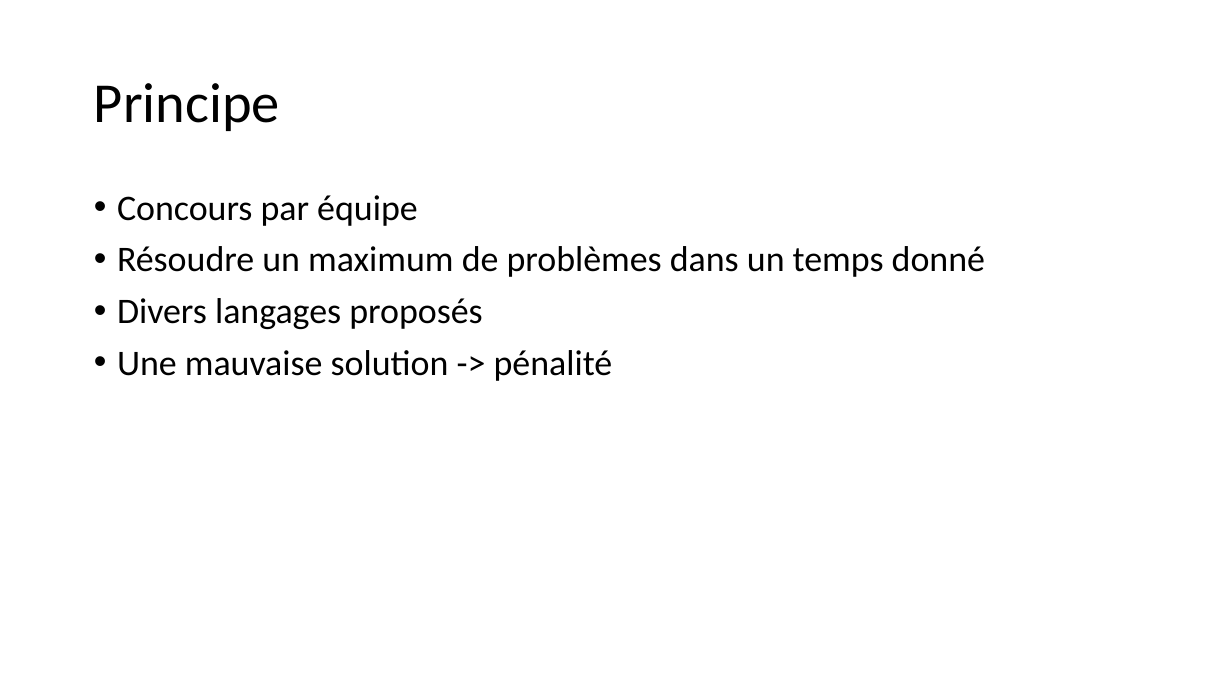
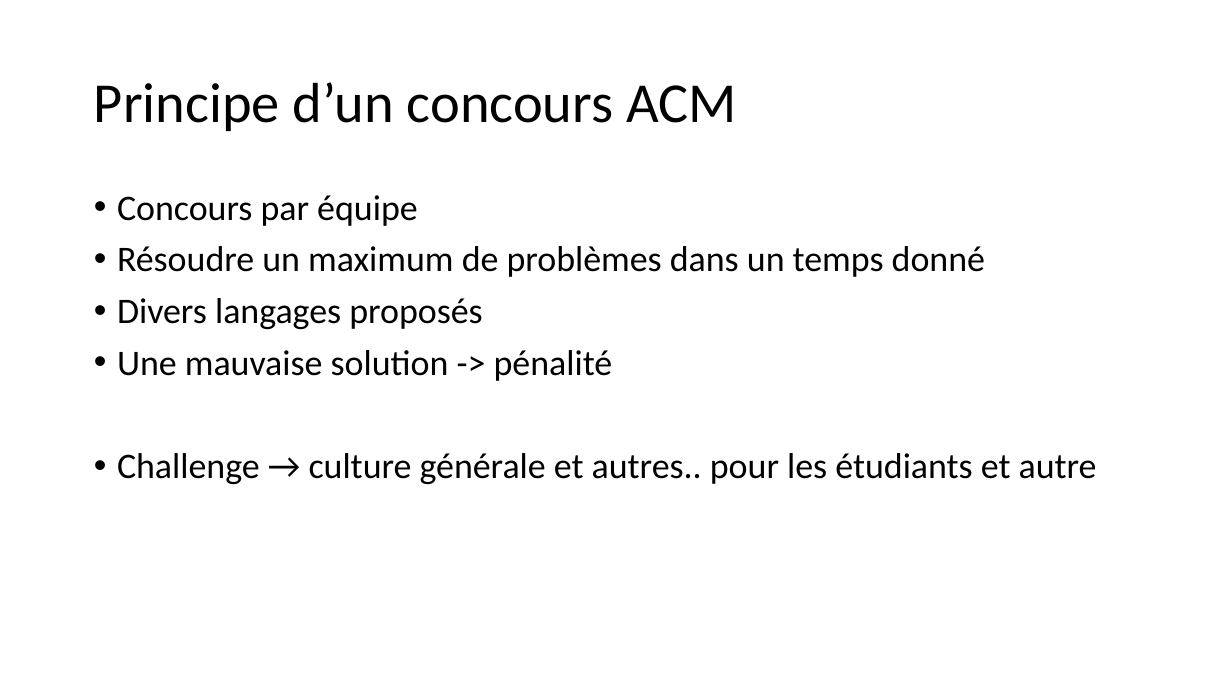
Before and after one commit to GRnice/ConcoursJuin, a slide deck: slide 4 of rapport/presentation.pptx (slide 5 before the commit). Drawn at 1232x693 pixels with LibreOffice and Linux fonts; fonts in the diff are those of the drawing. Boxes give left, top, right and bottom in pixels: in the first picture for what was removed or moved away, otherwise in the second. Text is boxed around its words. In the diff, an @@ line names an element or a change of style, - is before the commit and + after.

```diff
--- a/rapport/presentation.pptx
+++ b/rapport/presentation.pptx
@@ title at (94,82,737,131): text changed @@
-Principe
+Principe d’un concours ACM
@@ text at (117,453,1097,484): paragraph added @@
+• Challenge → culture générale et autres.. pour les étudiants et autre
```
Also in this commit, not shown: 4 other slides changed, 3 slides added, 1 other file.
